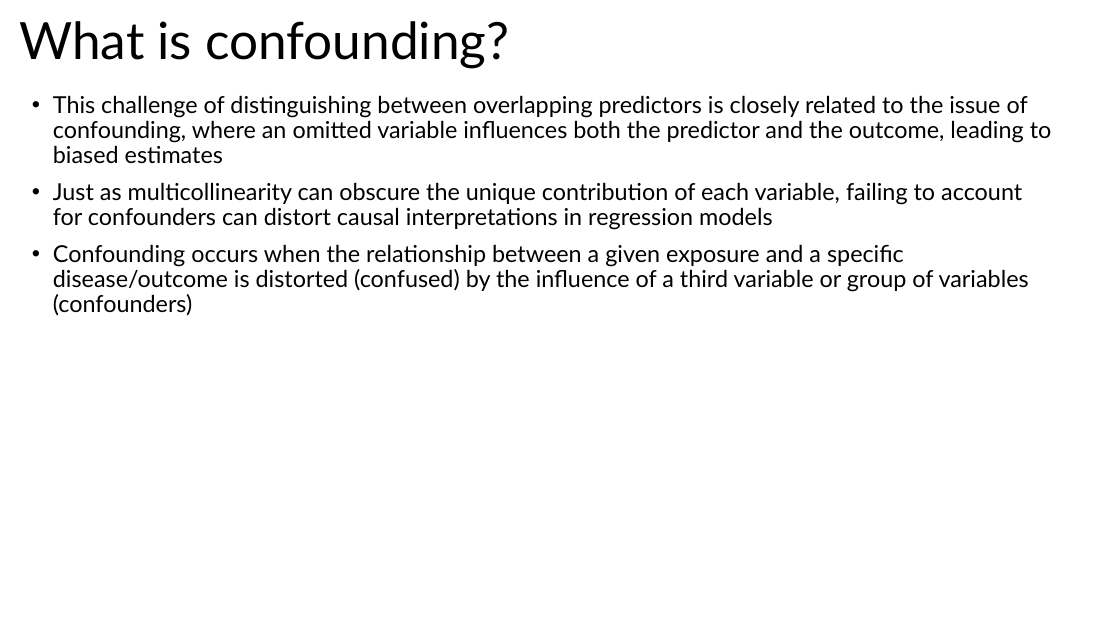
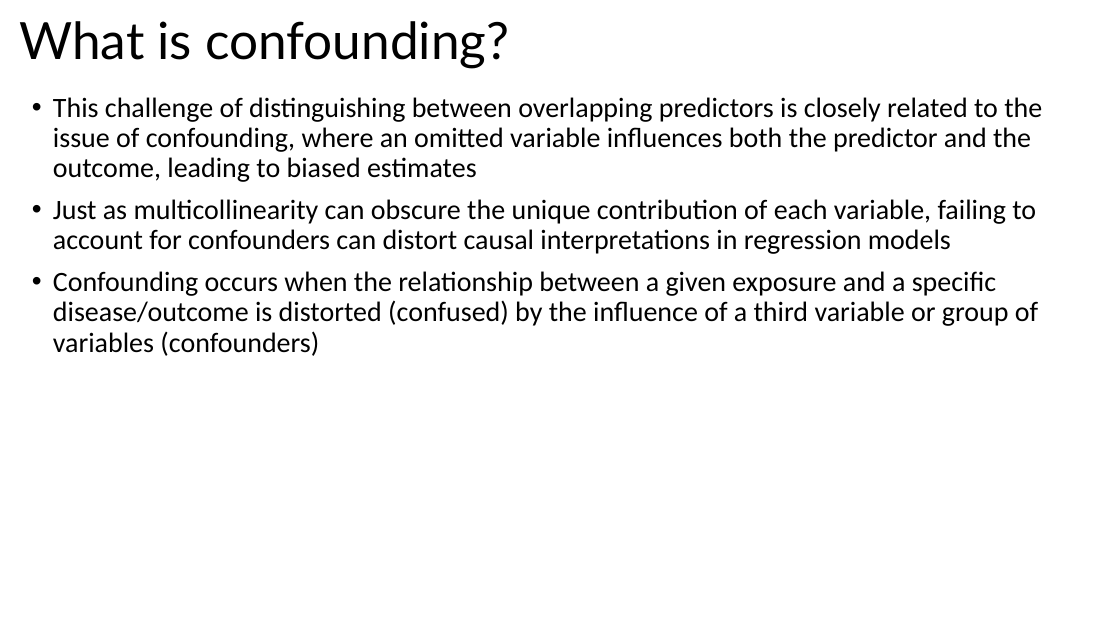
Before and after one commit to bigdataforsocialjustice/stats-for-social-justice, a slide deck: slide 20 of slides/dummy/dummy_vars.pptx (slide 19 before the commit). Drawn at 1120x630 pixels with LibreOffice and Linux fonts; fonts in the diff are those of the drawing. Boxes give left, top, right and bottom in pixels: in the first picture for what was removed or moved away, otherwise in the second. Text is boxed around its words. In the diff, an @@ line names an element or a change of style, - is before the commit and + after.

```diff
--- a/slides/dummy/dummy_vars.pptx
+++ b/slides/dummy/dummy_vars.pptx
@@ text "This challenge of distinguishing between ..." at [53, 97, 1042, 356]: size 20 to 24 pt, font Lato to Calibri @@
```
Also in this commit, not shown: 13 other slides changed, 1 slide added.
